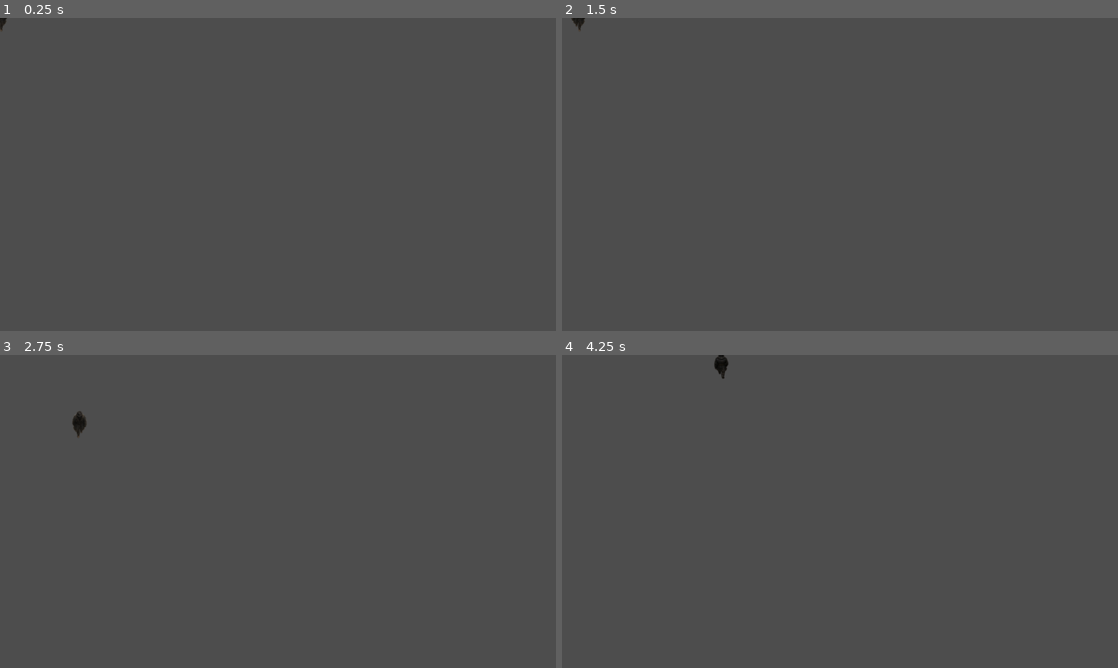
Above: before the commit, frames 1-4 (two rows, left to right).
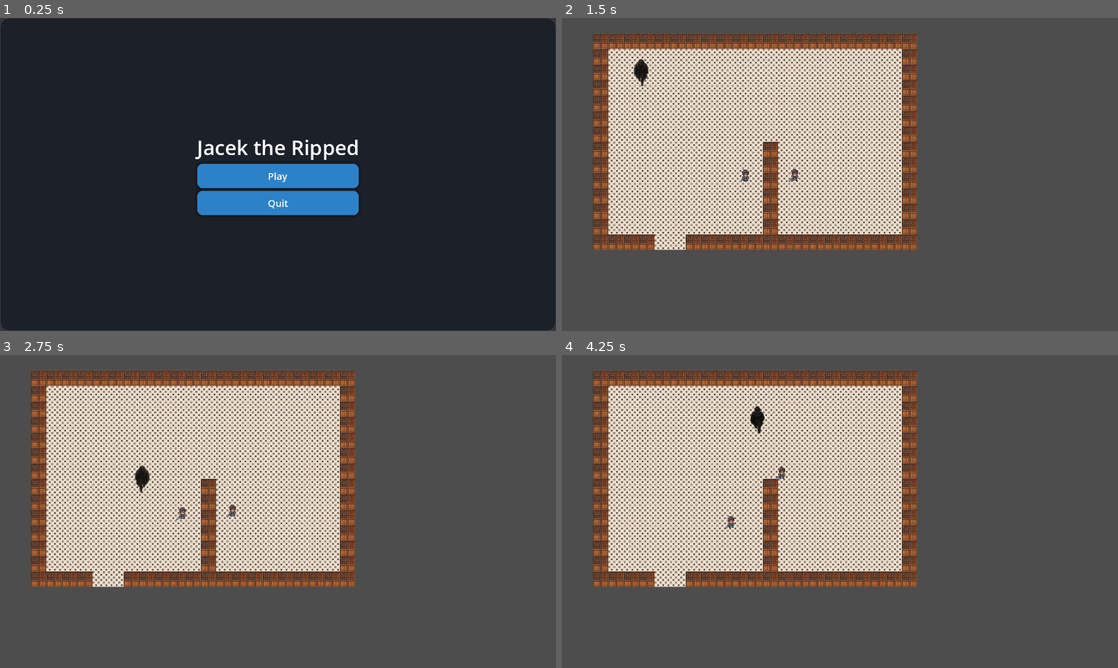
Above: after the commit, the same moments.

Repository: hoiton/gamedev
Game: Godot game, scene res://ui/main_menu.tscn
The game is run twice, just before and just after one commit, with the same random seed, the same clock (stepped at 60 frames per second) and the same inputs. Before the commit the project starts from res://player/player.tscn.
Inputs (mouse positions are in pixels of both pictures, inside the frame that each line leads up to):
- Up to frame 1 (0.25 s): no input
- Up to frame 2 (1.5 s): click (840, 174) at 0.5 s, where only the run after the commit has a clickable "Play"; tap Enter at 1.25 s; move the mouse to (962, 158) at 1.27 s; hold D (move_right) from 1.28 s (still down); tap X (lure) at 1.35 s
- Up to frame 3 (2.75 s): move the mouse to (166, 527) at 2.02 s; release D (move_right) at 2.03 s; hold S (move_down) from 2.03 s (still down); tap Q (throw) at 2.1 s
- Up to frame 4 (4.25 s): move the mouse to (895, 442) at 2.77 s; release S (move_down) at 2.78 s; hold D (move_right) 2.78-3.53 s; tap X (lure) at 2.85 s; move the mouse to (812, 574) at 3.52 s; hold W (move_up) from 3.53 s (still down); tap Q (throw) at 3.6 s

The runs differ from the first frame. In frame 1, 99% of the frame differs, in the area x 0-100%, y 0-100%; in frame 2, 40%; in frame 3, 40%; in frame 4, 40%.

Commit message:
Added Menus

Diff:
--- /dev/null
+++ b/src/environment/exit.gd
@@ -0,0 +1,8 @@
+extends Area2D
+
+func _ready() -> void:
+	monitoring = true
+
+func _on_body_entered(body: Node) -> void:
+	if body and (body.is_in_group("player") or body.name == "Player"):
+		GameManager.level_completed()
--- /dev/null
+++ b/src/environment/exit.tscn
@@ -0,0 +1,14 @@
+[gd_scene load_steps=3 format=3 uid="uid://kal682p2xnlv"]
+
+[ext_resource type="Script" uid="uid://dmp6p3c3cucnp" path="res://environment/exit.gd" id="1_3b8nh"]
+
+[sub_resource type="RectangleShape2D" id="RectangleShape2D_beuqk"]
+size = Vector2(32, 32)
+
+[node name="Exit" type="Area2D"]
+script = ExtResource("1_3b8nh")
+
+[node name="CollisionShape2D" type="CollisionShape2D" parent="."]
+shape = SubResource("RectangleShape2D_beuqk")
+
+[connection signal="body_entered" from="." to="." method="_on_body_entered"]
--- a/src/levels/level.tscn
+++ b/src/levels/level.tscn
@@ -1,9 +1,10 @@
-[gd_scene load_steps=10 format=4 uid="uid://copnps85t0rvg"]
+[gd_scene load_steps=11 format=4 uid="uid://copnps85t0rvg"]
 
 [ext_resource type="Texture2D" uid="uid://xg52mjbdsg86" path="res://art/interior_wall_1.png" id="1_hjsbj"]
 [ext_resource type="Texture2D" uid="uid://0gi374orp4q6" path="res://art/interior_floor_1_32px.png" id="2_cwqvt"]
 [ext_resource type="PackedScene" uid="uid://bd0i0dpcrfguu" path="res://player/player.tscn" id="3_cwqvt"]
 [ext_resource type="PackedScene" uid="uid://drm6osd6bgbjr" path="res://target/target.tscn" id="4_5mrsh"]
+[ext_resource type="PackedScene" uid="uid://kal682p2xnlv" path="res://environment/exit.tscn" id="5_safpt"]
 
 [sub_resource type="TileSetAtlasSource" id="TileSetAtlasSource_cwqvt"]
 texture = ExtResource("2_cwqvt")
@@ -51,3 +52,6 @@
 
 [node name="Guard" parent="." instance=ExtResource("4_5mrsh")]
 position = Vector2(381, 326)
+
+[node name="Exit" parent="." instance=ExtResource("5_safpt")]
+position = Vector2(224, 481)
--- a/src/project.godot
+++ b/src/project.godot
@@ -11,9 +11,13 @@
 [application]
 
 config/name="gamedev"
-run/main_scene="uid://bd0i0dpcrfguu"
+run/main_scene="uid://sa2uew5hbybr"
 config/features=PackedStringArray("4.5", "Forward Plus")
 config/icon="res://icon.svg"
+
+[autoload]
+
+GameManager="*res://singletons/game_manager.gd"
 
 [display]
 
--- /dev/null
+++ b/src/singletons/game_manager.gd
@@ -0,0 +1,28 @@
+extends Node
+
+@export var first_level_path: String = "res://levels/level.tscn"
+var last_level_completed := false
+var last_death_reason := ""
+
+func _ready() -> void:
+	ResourceLoader.load_threaded_request(first_level_path)
+
+func start_game() -> void:
+	last_level_completed = false
+	last_death_reason = ""
+	get_tree().change_scene_to_file(first_level_path)
+
+func back_to_menu() -> void:
+	get_tree().change_scene_to_file("res://ui/main_menu.tscn")
+
+func player_died(reason: String="") -> void:
+	last_death_reason = reason
+	get_tree().change_scene_to_file("res://ui/game_over.tscn")
+
+func level_completed() -> void:
+	last_level_completed = true
+	get_tree().change_scene_to_file("res://ui/victory.tscn")
+
+func retry_level() -> void:
+	# ToDo: add functioning retry of current level instead of loading first level
+	start_game()
--- a/src/target/target.gd
+++ b/src/target/target.gd
@@ -96,6 +96,7 @@
 			if _agent.is_target_reached() or global_position.distance_to(_search_pos) <= search_arrive_distance or _search_timer <= 0.0:
 				velocity = Vector2.ZERO
 				_state = "idle"
+				GameManager.player_died("Dead Body found by Guard")
 
 	move_and_slide()
 
--- /dev/null
+++ b/src/ui/game_over.gd
@@ -0,0 +1,13 @@
+extends Control
+
+func _ready() -> void:
+	self.theme = UITheme.build()
+	var label: Label = $Panel/VBoxContainer/Reason
+	if label:
+		label.text = GameManager.last_death_reason
+
+func _on_retry_pressed() -> void:
+	GameManager.retry_level()
+
+func _on_menu_pressed() -> void:
+	GameManager.back_to_menu()
--- /dev/null
+++ b/src/ui/game_over.tscn
@@ -0,0 +1,54 @@
+[gd_scene load_steps=2 format=3 uid="uid://d2t3vgrmki2ro"]
+
+[ext_resource type="Script" uid="uid://cuf4fka00vlqr" path="res://ui/game_over.gd" id="1_oo8kp"]
+
+[node name="GameOver" type="Control"]
+layout_mode = 3
+anchors_preset = 15
+anchor_right = 1.0
+anchor_bottom = 1.0
+grow_horizontal = 2
+grow_vertical = 2
+script = ExtResource("1_oo8kp")
+
+[node name="Panel" type="Panel" parent="."]
+layout_mode = 1
+anchors_preset = 15
+anchor_right = 1.0
+anchor_bottom = 1.0
+grow_horizontal = 2
+grow_vertical = 2
+
+[node name="VBoxContainer" type="VBoxContainer" parent="Panel"]
+layout_mode = 1
+anchors_preset = 8
+anchor_left = 0.5
+anchor_top = 0.5
+anchor_right = 0.5
+anchor_bottom = 0.5
+offset_left = -114.0
+offset_top = -77.5
+offset_right = 114.0
+offset_bottom = 77.5
+grow_horizontal = 2
+grow_vertical = 2
+
+[node name="Title" type="Label" parent="Panel/VBoxContainer"]
+layout_mode = 2
+theme_override_font_sizes/font_size = 42
+text = "Game Over"
+
+[node name="Reason" type="Label" parent="Panel/VBoxContainer"]
+layout_mode = 2
+
+[node name="Retry" type="Button" parent="Panel/VBoxContainer"]
+layout_mode = 2
+text = "Retry
+"
+
+[node name="Menu" type="Button" parent="Panel/VBoxContainer"]
+layout_mode = 2
+text = "Main Menu"
+
+[connection signal="pressed" from="Panel/VBoxContainer/Retry" to="." method="_on_retry_pressed"]
+[connection signal="pressed" from="Panel/VBoxContainer/Menu" to="." method="_on_menu_pressed"]
--- /dev/null
+++ b/src/ui/main_menu.gd
@@ -0,0 +1,10 @@
+extends Control
+
+func _ready() -> void:
+	self.theme = UITheme.build()
+
+func _on_play_pressed() -> void:
+	GameManager.start_game()
+
+func _on_quit_pressed() -> void:
+	get_tree().quit()
--- /dev/null
+++ b/src/ui/main_menu.tscn
@@ -0,0 +1,51 @@
+[gd_scene load_steps=2 format=3 uid="uid://sa2uew5hbybr"]
+
+[ext_resource type="Script" uid="uid://clw5gjo8e5n1e" path="res://ui/main_menu.gd" id="1_t7e0r"]
+
+[node name="MainMenu" type="Control"]
+layout_mode = 3
+anchors_preset = 15
+anchor_right = 1.0
+anchor_bottom = 1.0
+grow_horizontal = 2
+grow_vertical = 2
+script = ExtResource("1_t7e0r")
+
+[node name="Panel" type="Panel" parent="."]
+layout_mode = 1
+anchors_preset = 15
+anchor_right = 1.0
+anchor_bottom = 1.0
+grow_horizontal = 2
+grow_vertical = 2
+
+[node name="VBoxContainer" type="VBoxContainer" parent="Panel"]
+layout_mode = 1
+anchors_preset = 8
+anchor_left = 0.5
+anchor_top = 0.5
+anchor_right = 0.5
+anchor_bottom = 0.5
+offset_left = -168.0
+offset_top = -64.0
+offset_right = 168.0
+offset_bottom = 64.0
+grow_horizontal = 2
+grow_vertical = 2
+
+[node name="Title" type="Label" parent="Panel/VBoxContainer"]
+layout_mode = 2
+theme_override_font_sizes/font_size = 42
+text = "Jacek the Ripped"
+
+[node name="Play" type="Button" parent="Panel/VBoxContainer"]
+layout_mode = 2
+text = "Play
+"
+
+[node name="Quit" type="Button" parent="Panel/VBoxContainer"]
+layout_mode = 2
+text = "Quit"
+
+[connection signal="pressed" from="Panel/VBoxContainer/Play" to="." method="_on_play_pressed"]
+[connection signal="pressed" from="Panel/VBoxContainer/Quit" to="." method="_on_quit_pressed"]
--- /dev/null
+++ b/src/ui/ui_theme.gd
@@ -0,0 +1,68 @@
+class_name UITheme
+extends Node
+
+static func build(font_path: String = "res://ui/fonts/Inter.ttf") -> Theme:
+	var theme := Theme.new()
+
+	# ----- Font (optional)
+	if ResourceLoader.exists(font_path):
+		var font: Font = load(font_path)
+		theme.default_font = font
+		theme.default_font_size = 20
+	else:
+		theme.default_font_size = 20
+
+	# ===== Panel (menu card) =====
+	var panel := StyleBoxFlat.new()
+	panel.bg_color = Color(0.10, 0.12, 0.16, 0.92) # dark translucent
+	panel.corner_radius_top_left = 16
+	panel.corner_radius_top_right = 16
+	panel.corner_radius_bottom_left = 16
+	panel.corner_radius_bottom_right = 16
+	panel.shadow_size = 12
+	panel.shadow_color = Color(0, 0, 0, 0.35)
+	panel.border_width_top = 1
+	panel.border_width_right = 1
+	panel.border_width_bottom = 1
+	panel.border_width_left = 1
+	panel.border_color = Color(1,1,1,0.06)
+	panel.set_content_margin_all(24)
+	theme.set_stylebox("panel", "Panel", panel)
+
+
+	var c_norm = Color8(44,130,201)
+	var c_hover = c_norm.lerp(Color.WHITE, 0.12)
+	var c_press = c_norm.lerp(Color.BLACK, 0.20)
+	var c_border = Color(1,1,1,0.08)
+
+	theme.set_stylebox("normal", "Button", make_btn(c_norm, c_border, Color.WHITE))
+	theme.set_stylebox("hover",  "Button", make_btn(c_hover, c_border, Color.WHITE))
+	theme.set_stylebox("pressed","Button", make_btn(c_press, c_border, Color.WHITE))
+	theme.set_stylebox("disabled","Button", make_btn(Color(0.25,0.25,0.28), c_border, Color(1,1,1,0.5)))
+
+	theme.set_color("font_color", "Button", Color(1,1,1))
+	theme.set_color("font_hover_color", "Button", Color(1,1,1))
+	theme.set_color("font_pressed_color", "Button", Color(1,1,1))
+	theme.set_color("font_disabled_color", "Button", Color(1,1,1,0.55))
+
+	theme.set_constant("h_separation", "VBoxContainer", 12)
+	theme.set_constant("v_separation", "VBoxContainer", 12)
+
+	return theme
+
+static func make_btn(bg: Color, border: Color, text: Color) -> StyleBoxFlat:
+		var sb := StyleBoxFlat.new()
+		sb.bg_color = bg
+		sb.corner_radius_top_left = 12
+		sb.corner_radius_top_right = 12
+		sb.corner_radius_bottom_left = 12
+		sb.corner_radius_bottom_right = 12
+		sb.shadow_size = 6
+		sb.shadow_color = Color(0,0,0,0.25)
+		sb.border_width_top = 1
+		sb.border_width_right = 1
+		sb.border_width_bottom = 1
+		sb.border_width_left = 1
+		sb.border_color = border
+		sb.set_content_margin_all(12)
+		return sb
--- /dev/null
+++ b/src/ui/victory.gd
@@ -0,0 +1,10 @@
+extends Control
+
+func _ready() -> void:
+	self.theme = UITheme.build()
+
+func _on_retry_pressed() -> void:
+	GameManager.start_game()
+
+func _on_menu_pressed() -> void:
+	GameManager.back_to_menu()
--- /dev/null
+++ b/src/ui/victory.tscn
@@ -0,0 +1,50 @@
+[gd_scene load_steps=2 format=3 uid="uid://btk2g1bgde7os"]
+
+[ext_resource type="Script" uid="uid://ef2j6h4y3dr2" path="res://ui/victory.gd" id="1_h0orr"]
+
+[node name="Victory" type="Control"]
+layout_mode = 3
+anchors_preset = 15
+anchor_right = 1.0
+anchor_bottom = 1.0
+grow_horizontal = 2
+grow_vertical = 2
+script = ExtResource("1_h0orr")
+
+[node name="Panel" type="Panel" parent="."]
+layout_mode = 1
+anchors_preset = 15
+anchor_right = 1.0
+anchor_bottom = 1.0
+grow_horizontal = 2
+grow_vertical = 2
+
+[node name="VBoxContainer" type="VBoxContainer" parent="Panel"]
+layout_mode = 1
+anchors_preset = 8
+anchor_left = 0.5
+anchor_top = 0.5
+anchor_right = 0.5
+anchor_bottom = 0.5
+offset_left = -155.5
+offset_top = -64.0
+offset_right = 155.5
+offset_bottom = 64.0
+grow_horizontal = 2
+grow_vertical = 2
+
+[node name="Title" type="Label" parent="Panel/VBoxContainer"]
+layout_mode = 2
+theme_override_font_sizes/font_size = 42
+text = "Level Complete"
+
+[node name="Retry" type="Button" parent="Panel/VBoxContainer"]
+layout_mode = 2
+text = "Play Again"
+
+[node name="Menu" type="Button" parent="Panel/VBoxContainer"]
+layout_mode = 2
+text = "Main Menu"
+
+[connection signal="pressed" from="Panel/VBoxContainer/Retry" to="." method="_on_retry_pressed"]
+[connection signal="pressed" from="Panel/VBoxContainer/Menu" to="." method="_on_menu_pressed"]
Not shown, added: src/environment/exit.gd.uid
Not shown, added: src/singletons/game_manager.gd.uid
Not shown, added: src/ui/game_over.gd.uid
Not shown, added: src/ui/main_menu.gd.uid
Not shown, added: src/ui/ui_theme.gd.uid
Not shown, added: src/ui/victory.gd.uid
